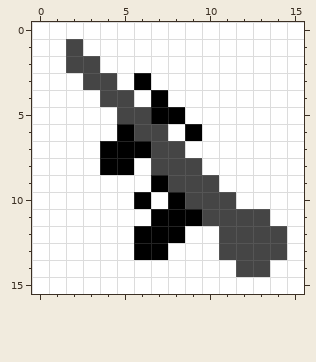
Pixel-art sprite -- rp/textures/items/sniper.png. That is the earlier state.
The file is 16x16 pixels.
The same view after the edit:
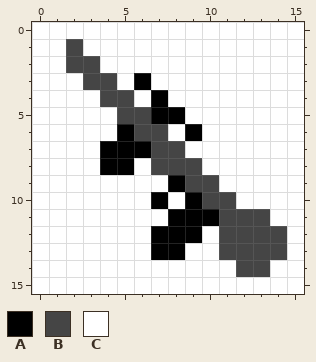
Palette (. is transparent): A #000000  B #454545  C #ffffff
Edits made:
The author changed colour B to colour A in row 9 at x 8; in row 10 at x 9; in row 11 at x 10.
The author changed colour C to colour A in row 10 at x 7; in row 12 at x 9; in row 13 at x 8.
The author changed colour A to colour C in row 9 at x 7; in row 10 at x 6 and 8; in row 11 at x 7; in rows 12 to 13 at x 6.
